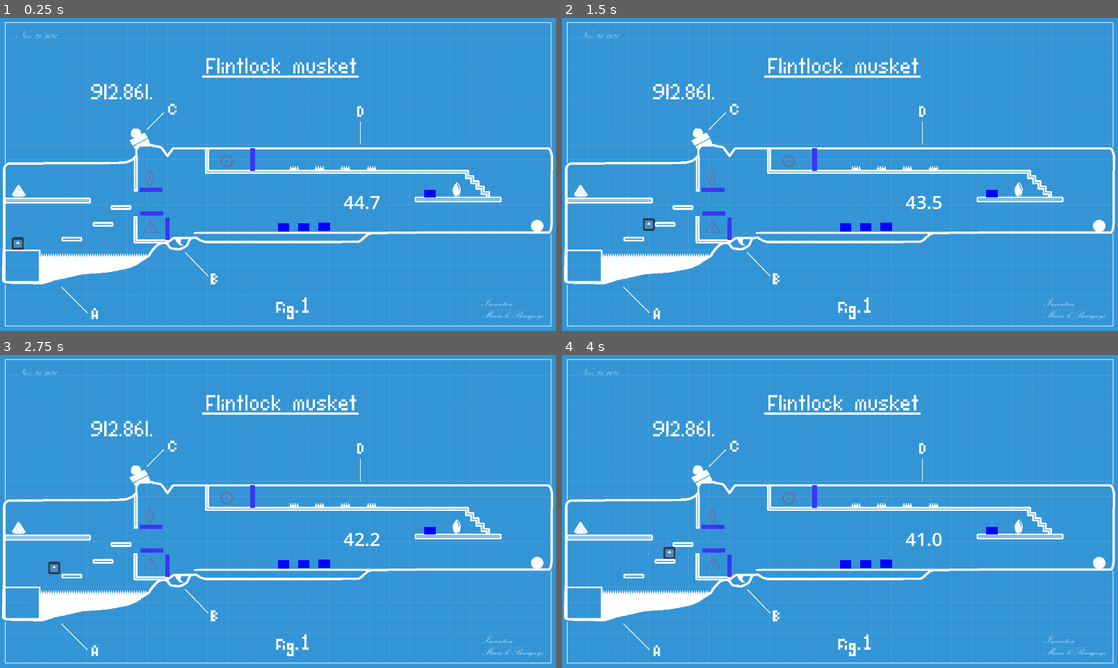
Above: before the commit, frames 1-4 (two rows, left to right).
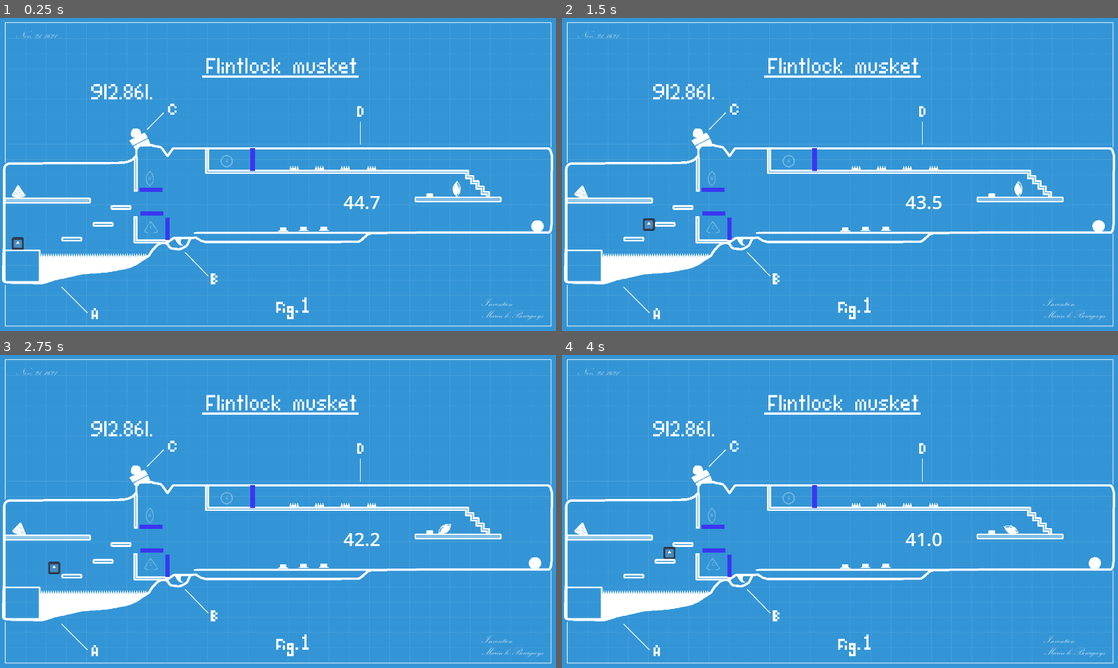
Above: after the commit, the same moments.

Repository: simenhs/piratsyltetoey
Game: Godot game, scene res://scenes/persistent_world/persistent_world.tscn
The game is run twice, just before and just after one commit, with the same random seed, the same clock (stepped at 60 frames per second) and the same inputs. The engine's default icon, where the game draws it, is replaced by a stand-in: a white triangle on a blue panel in a dark square.
Inputs:
- Up to frame 1 (0.25 s): no input
- Up to frame 2 (1.5 s): hold E (use) 0.53-1.28 s; hold D (right) from 0.53 s (still down); tap Space (jump) at 0.77 s; tap Shift (dash) at 1.35 s
- Up to frame 3 (2.75 s): tap Space (jump) at 1.52 s; tap E (use) at 1.55 s; release D (right) at 2.03 s; hold A (left) from 2.03 s (still down); hold E (use) from 2.03 s (still down)
- Up to frame 4 (4 s): release A (left) at 2.78 s; release E (use) at 2.78 s; hold D (right) from 2.78 s (still down); tap E (use) at 2.85 s; tap Space (jump) at 3.02, 3.77 s; hold E (use) from 3.53 s (still down); tap Shift (dash) at 3.6 s

The runs differ from the first frame. In frame 1, 0.4% of the frame differs, in the area x 2-98%, y 43-69%; in frame 2, 0.4%; in frame 3, 0.5%; in frame 4, 0.5%.

Commit message:
updated button graphics

Diff:
--- a/godot/project.godot
+++ b/godot/project.godot
@@ -23,7 +23,6 @@
 
 window/size/viewport_width=1920
 window/size/viewport_height=1080
-window/size/mode=2
 window/size/window_width_override=1920
 window/size/window_height_override=1080
 window/stretch/mode="viewport"
--- a/godot/scenes/level1/doors/button.gd
+++ b/godot/scenes/level1/doors/button.gd
@@ -6,6 +6,8 @@
 
 @onready var trigger: Area2D = %Trigger
 @onready var color_rect: ColorRect = %ColorRect
+@onready var button_sprite: Sprite2D = %ButtonSprite
+@onready var button_pressed_sprite: Sprite2D = %ButtonPressedSprite
 
 # Called when the node enters the scene tree for the first time.
 func _ready() -> void:
@@ -14,16 +16,20 @@
 
 
 func _on_trigger_body_entered(body: Node2D) -> void:
-	if scale.y > 0.5:
-		var tween = create_tween()
-		tween.tween_property(self,"scale:y",0.5,1)
-	color_rect.color = Color.GREEN
+	#if scale.y > 0.5:
+		#var tween = create_tween()
+		#tween.tween_property(self,"scale:y",0.5,1)
+	modulate = Color.GREEN
+	button_sprite.hide()
+	button_pressed_sprite.show()
 	door.open()
 
 
 func _on_trigger_body_exited(body: Node2D) -> void:
 	if trigger.get_overlapping_bodies().size() ==  0 :
-		var tween = create_tween()
-		tween.tween_property(self,"scale:y",1,1)
-	color_rect.color = Color.BLUE
-	door.close()
+		#var tween = create_tween()
+		#tween.tween_property(self,"scale:y",1,1)
+		modulate = Color.WHITE
+		button_sprite.show()
+		button_pressed_sprite.hide
+		door.close()
--- a/godot/scenes/level1/doors/button.tscn
+++ b/godot/scenes/level1/doors/button.tscn
@@ -1,12 +1,14 @@
-[gd_scene load_steps=4 format=3 uid="uid://dgdyfdupmiw03"]
+[gd_scene load_steps=6 format=3 uid="uid://dgdyfdupmiw03"]
 
 [ext_resource type="Script" path="res://scenes/level1/doors/button.gd" id="1_frilg"]
+[ext_resource type="Texture2D" uid="uid://b17jngu0rimx5" path="res://assets/images/objects/button.png" id="2_5adqi"]
+[ext_resource type="Texture2D" uid="uid://c7bw3i2330wtb" path="res://assets/images/objects/button_pressed.png" id="3_3anas"]
 
 [sub_resource type="RectangleShape2D" id="RectangleShape2D_wlneh"]
-size = Vector2(46, 29)
+size = Vector2(46, 3.5)
 
 [sub_resource type="RectangleShape2D" id="RectangleShape2D_uk5x7"]
-size = Vector2(42, 32)
+size = Vector2(42, 22)
 
 [node name="DoorButton" type="StaticBody2D"]
 collision_layer = 16
@@ -14,6 +16,7 @@
 
 [node name="ColorRect" type="ColorRect" parent="."]
 unique_name_in_owner = true
+visible = false
 offset_left = -19.0
 offset_top = -29.0
 offset_right = 21.0
@@ -21,7 +24,7 @@
 color = Color(0.411765, 0.54902, 0.972549, 1)
 
 [node name="CollisionShape2D" type="CollisionShape2D" parent="."]
-position = Vector2(1, -16)
+position = Vector2(1, -3.25)
 shape = SubResource("RectangleShape2D_wlneh")
 
 [node name="Trigger" type="Area2D" parent="."]
@@ -30,8 +33,19 @@
 collision_mask = 6
 
 [node name="CollisionShape2D" type="CollisionShape2D" parent="Trigger"]
-position = Vector2(1, -32)
+position = Vector2(1, -17)
 shape = SubResource("RectangleShape2D_uk5x7")
+
+[node name="ButtonSprite" type="Sprite2D" parent="."]
+unique_name_in_owner = true
+position = Vector2(0, -8)
+texture = ExtResource("2_5adqi")
+
+[node name="ButtonPressedSprite" type="Sprite2D" parent="."]
+unique_name_in_owner = true
+visible = false
+position = Vector2(-1, -3)
+texture = ExtResource("3_3anas")
 
 [connection signal="body_entered" from="Trigger" to="." method="_on_trigger_body_entered"]
 [connection signal="body_exited" from="Trigger" to="." method="_on_trigger_body_exited"]
--- a/godot/scenes/level1/level1.tscn
+++ b/godot/scenes/level1/level1.tscn
@@ -14,6 +14,9 @@
 [ext_resource type="PackedScene" uid="uid://c43e85p31p2nv" path="res://scenes/level1/doors/door.tscn" id="8_bvmn0"]
 [ext_resource type="Texture2D" uid="uid://brnc2q5gu6moj" path="res://assets/images/objects/flint.png" id="9_lgp8j"]
 [ext_resource type="Texture2D" uid="uid://dojr3n33sqlfl" path="res://assets/images/objects/gunpowder.png" id="10_1mkss"]
+
+[sub_resource type="CircleShape2D" id="CircleShape2D_83c7m"]
+radius = 22.0907
 
 [node name="Level1" type="Node"]
 process_mode = 3
@@ -65,15 +68,24 @@
 _id = "C"
 _texture = ExtResource("10_1mkss")
 
+[node name="CollisionPolygon2D" type="CollisionPolygon2D" parent="LoosePice"]
+polygon = PackedVector2Array(-1, 21, 24, 16, -1, -22, -25, 14)
+
 [node name="LoosePice2" parent="." instance=ExtResource("6_ij8bl")]
 position = Vector2(1577, 590)
 _id = "B"
 _texture = ExtResource("9_lgp8j")
 
+[node name="CollisionPolygon2D" type="CollisionPolygon2D" parent="LoosePice2"]
+polygon = PackedVector2Array(-15, -1, -9, 14, 0, 27, 10, 15, 15, 0, 10, -16, 1, -28, -9, -15)
+
 [node name="LoosePice3" parent="." instance=ExtResource("6_ij8bl")]
 position = Vector2(1856, 705)
 _id = "A"
 _texture = ExtResource("6_lu112")
+
+[node name="CollisionShape2D" type="CollisionShape2D" parent="LoosePice3"]
+shape = SubResource("CircleShape2D_83c7m")
 
 [node name="Spikes" parent="." instance=ExtResource("6_altx8")]
 
--- a/godot/scenes/level1/picup_object/home_position.gd
+++ b/godot/scenes/level1/picup_object/home_position.gd
@@ -17,7 +17,7 @@
 func _ready() -> void:
 	set_id(_id)
 	set_texture(_texture)
-	modulate  =Color.RED
+	modulate  =Color.WHITE
 	modulate.a = .3
 
 func _physics_process(_delta: float) -> void:
@@ -30,7 +30,7 @@
 
 func _on_body_exited(_body: Node2D) -> void:
 	if not get_overlapping_bodies().has(loose_pice):
-		modulate  =Color.RED
+		modulate  =Color.WHITE
 		modulate.a = .3
 		_attract = false
 
--- a/godot/scenes/level1/picup_object/home_position.tscn
+++ b/godot/scenes/level1/picup_object/home_position.tscn
@@ -13,16 +13,6 @@
 position = Vector2(0, -1)
 shape = SubResource("RectangleShape2D_7aq6o")
 
-[node name="ColorRect" type="ColorRect" parent="."]
-unique_name_in_owner = true
-visible = false
-offset_left = -31.0
-offset_top = -26.0
-offset_right = 29.0
-offset_bottom = 25.0
-color = Color(0.254331, 0.589812, 0.327141, 0.294118)
-metadata/_edit_use_anchors_ = true
-
 [node name="HomeName" type="Label" parent="."]
 unique_name_in_owner = true
 offset_left = -19.0
--- a/godot/scenes/level1/picup_object/loose_pice.gd
+++ b/godot/scenes/level1/picup_object/loose_pice.gd
@@ -25,11 +25,11 @@
 	if attatched_to != null:
 		#if global_position.distance_to(attatched_to.global_position) > 10 :
 			#apply_central_impulse(attatched_to.global_position.direction_to(global_position) * -700)
-		freeze_mode = FreezeMode.FREEZE_MODE_KINEMATIC
-		freeze = true
+		#freeze_mode = FreezeMode.FREEZE_MODE_KINEMATIC
+		#freeze = true
 		global_transform = attatched_to.get_global_hand_transform()
-	else :
-		freeze = false
+	#else :
+		#freeze = false
 
 
 func _input(event: InputEvent) -> void:
--- a/godot/scenes/level1/picup_object/loose_pice.tscn
+++ b/godot/scenes/level1/picup_object/loose_pice.tscn
@@ -1,9 +1,7 @@
 [gd_scene load_steps=4 format=3 uid="uid://dt54hcs35cvuw"]
 
 [ext_resource type="Script" path="res://scenes/level1/picup_object/loose_pice.gd" id="1_i5jbi"]
-
-[sub_resource type="RectangleShape2D" id="RectangleShape2D_gk0ra"]
-size = Vector2(57, 46)
+[ext_resource type="Texture2D" uid="uid://brnc2q5gu6moj" path="res://assets/images/objects/flint.png" id="2_qc273"]
 
 [sub_resource type="CircleShape2D" id="CircleShape2D_3i2b6"]
 radius = 54.0093
@@ -11,13 +9,11 @@
 [node name="LoosePice" type="RigidBody2D"]
 collision_layer = 4
 collision_mask = 55
+can_sleep = false
 continuous_cd = 1
 contact_monitor = true
 max_contacts_reported = 100
 script = ExtResource("1_i5jbi")
-
-[node name="CollisionShape2D" type="CollisionShape2D" parent="."]
-shape = SubResource("RectangleShape2D_gk0ra")
 
 [node name="ColorRect" type="ColorRect" parent="."]
 visible = false
@@ -43,5 +39,6 @@
 
 [node name="Sprite2D" type="Sprite2D" parent="."]
 unique_name_in_owner = true
+texture = ExtResource("2_qc273")
 
 [connection signal="body_entered" from="." to="." method="_on_body_entered"]
Not shown: 1 places in godot/scenes/level1/level1.tscn that only renumber resources
Not shown: 1 places in godot/scenes/persistent_world/persistent_world.tscn that only renumber resources
